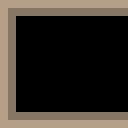
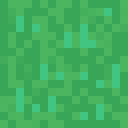
The second (128, 128) image is a revision of the first. Changes to its layers:
hid "CeilingTipLeft" over [0, 0, 128, 128]
hid "CeilingTipDown" over [0, 0, 128, 128]
hid "CeilingTipRight" over [0, 0, 128, 128]
hid "CeilingTipUp" over [0, 0, 128, 128]
hid "CeilingDouble2" over [0, 0, 128, 128]
added layer "Floor16" above "Floor15" over [0, 0, 128, 128]
